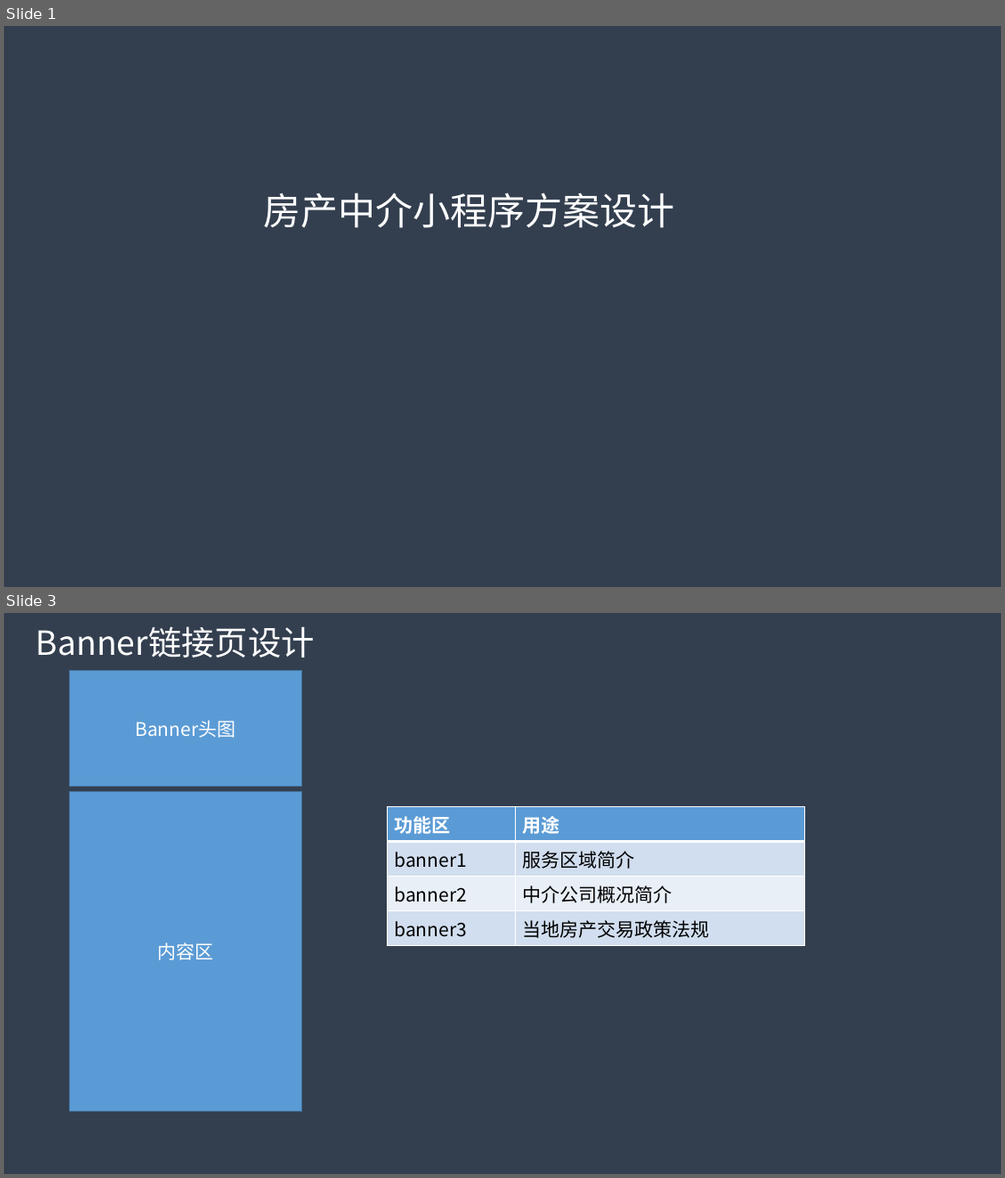
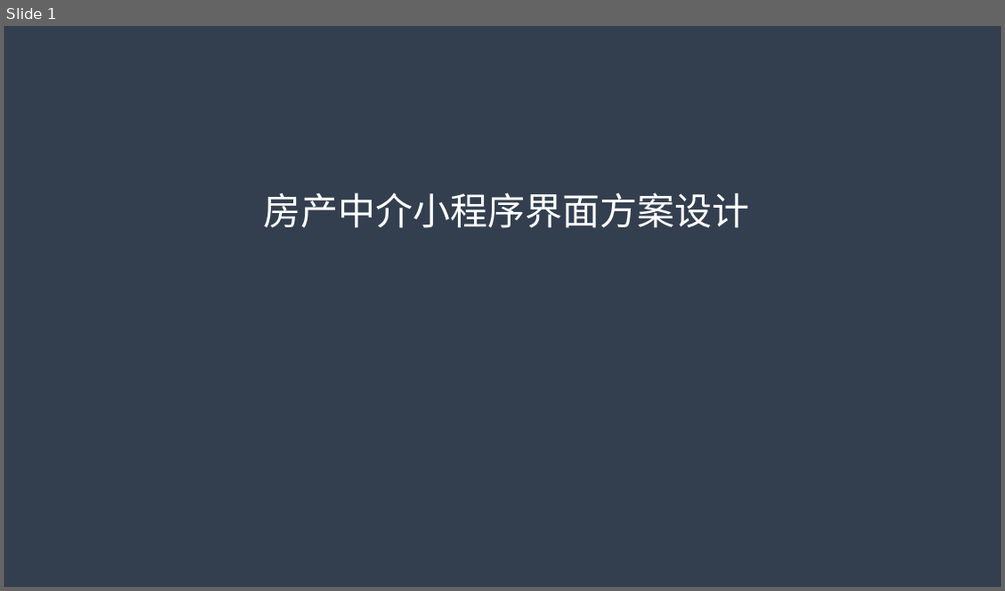
Before and after one commit to myfc-mp/myfc, a slide deck: docs/房产中介小程序方案设计.pptx. Shown one above the other, each under a label of ours: slides 1 and 3 before the commit, slide 1 after it; the slides between them are not shown. The pictures are 1005x1178 and 1005x591 pixels, drawn with LibreOffice and Linux fonts; fonts in the diff are those of the drawing. Boxes give left, top, right and bottom in pixels: in the first picture for what was removed or moved away, otherwise in the second. Text is boxed around its words. In the diff, an @@ line names an element or a change of style, - is before the commit and + after.

```diff
--- a/docs/房产中介小程序方案设计.pptx
+++ b/docs/房产中介小程序方案设计.pptx
@@ slide 3 removed at (4,613,1001,1174), background #333F50 @@
@@ text removed at (36,626,315,657) @@
-Banner链接页设计
@@ rectangle removed at (70,671,301,787) @@
-Banner头图
@@ rectangle removed at (70,792,301,1111) @@
-内容区
@@ table removed at (387,807,805,941), 4 rows, 2 columns @@
-功能区 | 用途
-banner1 | 服务区域简介
-banner2 | 中介公司概况简介
-banner3 | 当地房产交易政策法规
@@ slide 1 changed as well @@
@@ text at (264,192,750,228): text changed @@
-房产中介小程序方案设计
+房产中介小程序界面方案设计
```
Also in this commit, not shown: 2 other slides changed, 7 slides added, 7 other slides removed.
